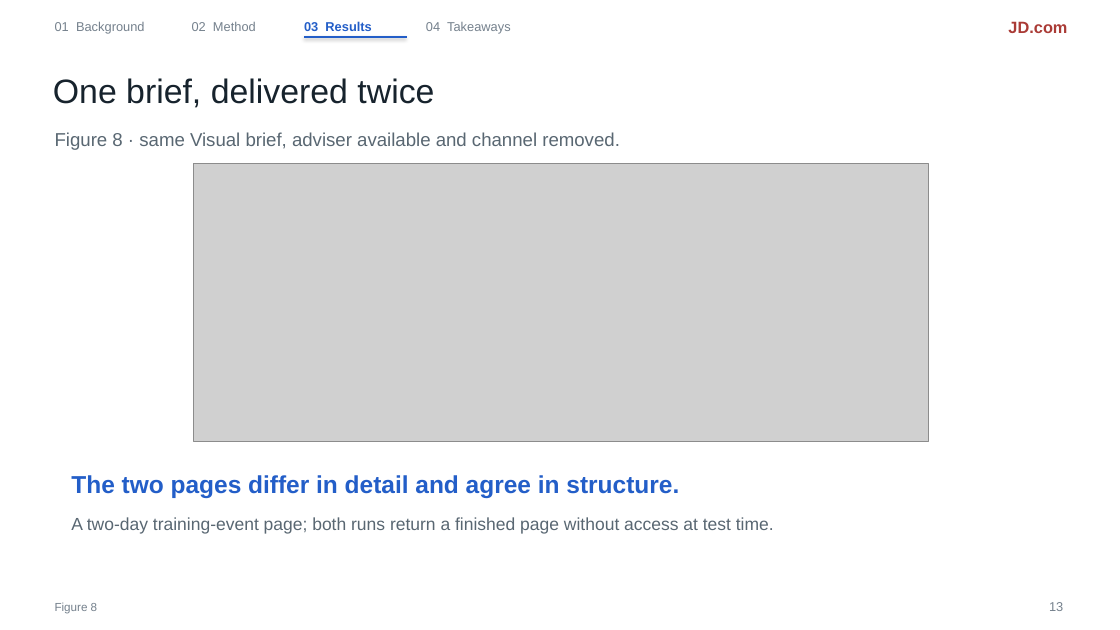
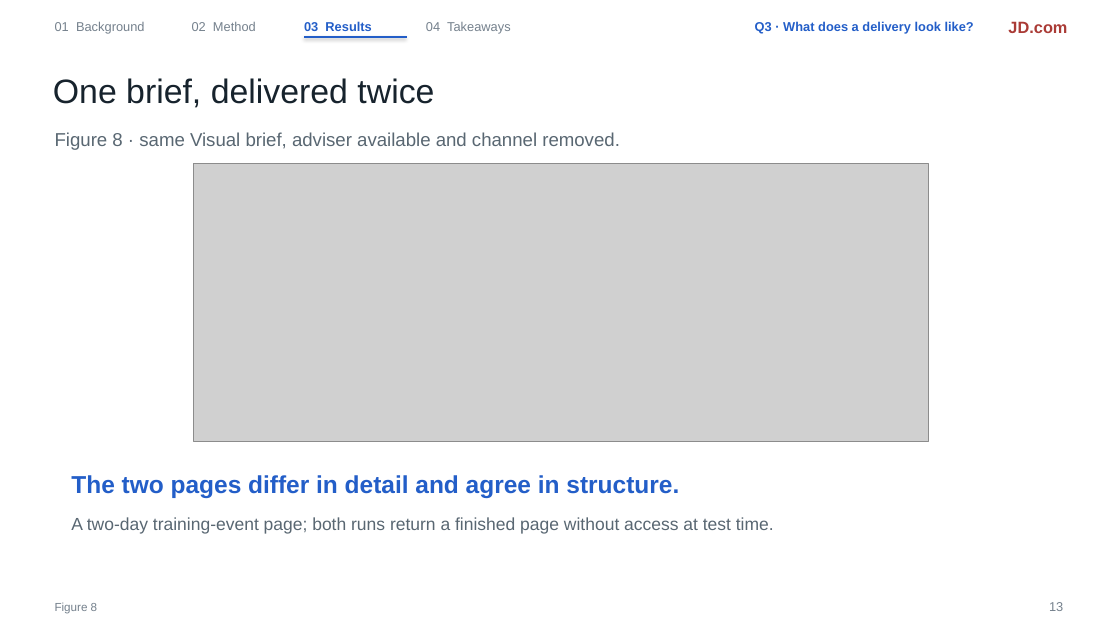
Before and after one commit to liruiluo/communicative-opsd, a slide deck: slide 13 of assets/slides/copd-slides.pptx. Drawn at 1120x630 pixels with LibreOffice and Linux fonts; fonts in the diff are those of the drawing; grey boxes stand for pictures. Boxes give left, top, right and bottom in pixels: in the first picture for what was removed or moved away, otherwise in the second. Text is boxed around its words. In the diff, an @@ line names an element or a change of style, - is before the commit and + after.

```diff
--- a/assets/slides/copd-slides.pptx
+++ b/assets/slides/copd-slides.pptx
@@ text added at (755,21,974,34), 11 pt, text #235EC8, bold @@
+Q3 · What does a delivery look like?
```
Also in this commit, not shown: 7 other slides changed, 2 other files.
